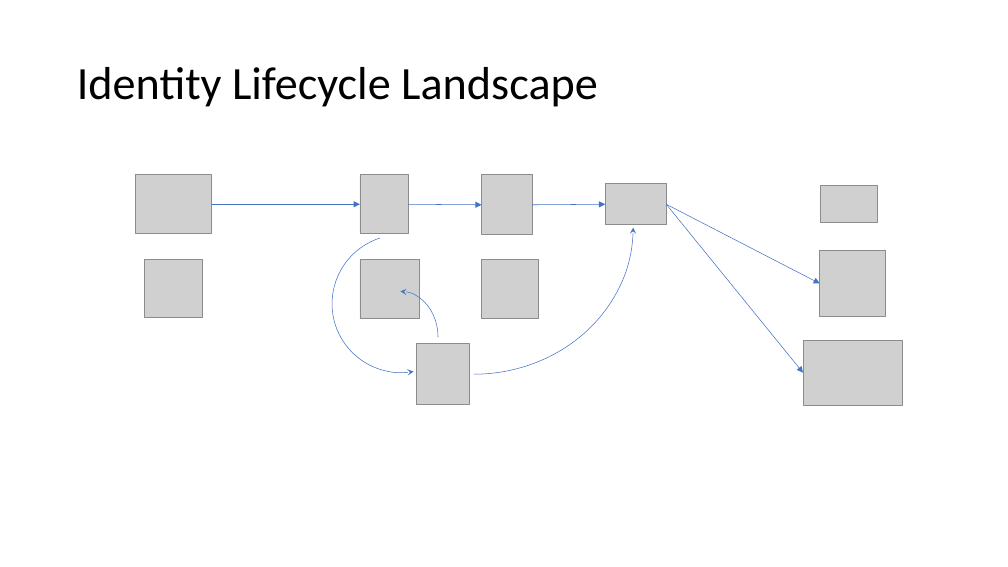
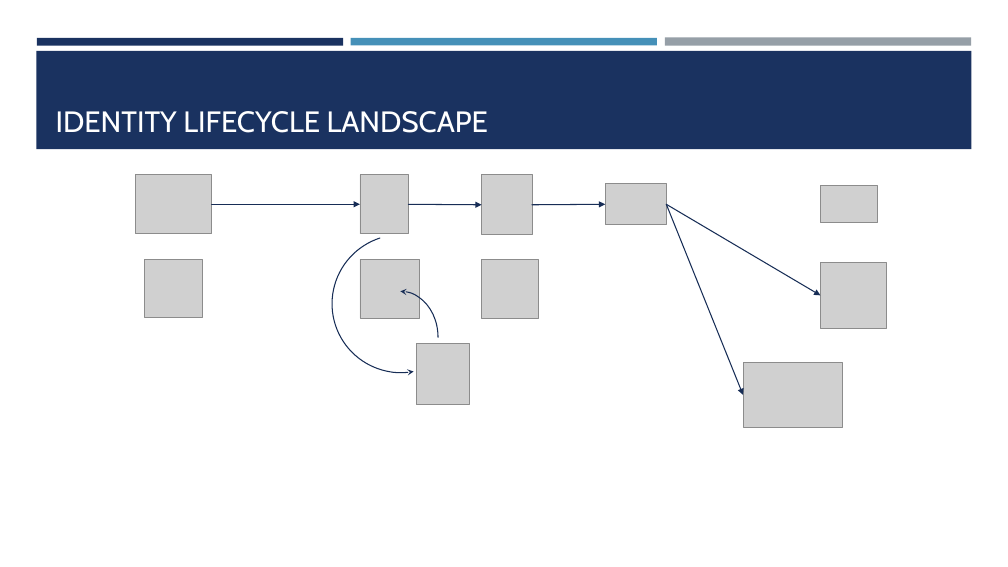
Before and after one commit to dustindortch/ConferencePresentations2019, a slide deck: slide 5 of PowerShell Identity Automation with MIM/PowerShell Identity Automation with MIM.pptx. Drawn at 1008x567 pixels with LibreOffice and Linux fonts; fonts in the diff are those of the drawing; grey boxes stand for pictures; background and template pictures are left out. Boxes give left, top, right and bottom in pixels: in the first picture for what was removed or moved away, otherwise in the second. Text is boxed around its words. In the diff, an @@ line names an element or a change of style, - is before the commit and + after.

```diff
--- a/PowerShell Identity Automation with MIM/PowerShell Identity Automation with MIM.pptx
+++ b/PowerShell Identity Automation with MIM/PowerShell Identity Automation with MIM.pptx
@@ rectangle added at (36, 51, 972, 149), fill #1A3260 @@
@@ rectangle added at (37, 38, 343, 45), fill #1A3260 @@
@@ title "IDENTITY LIFECYCLE LANDSCAPE" at (56, 111, 488, 133): vertical alignment middle to bottom @@
@@ rectangle added at (351, 38, 657, 45), fill #4590B8 @@
@@ rectangle added at (665, 38, 971, 46), fill #969FA7 @@
@@ arc (boxed as its full ellipse) removed at (314, 81, 633, 374) @@
@@ title at (56, 111, 488, 133): text changed; size 44 to 28 pt; font Calibri to Cabin; text colour #000000 to #FFFFFF @@
-Identity Lifecycle Landscape
+IDENTITY LIFECYCLE LANDSCAPE
@@ arrow (212, 204) - (360, 204): stroke #4472C4 0.5 pt to #172D56 1 pt @@
@@ arrow (408, 204) - (482, 205): stroke #4472C4 0.5 pt to #172D56 1 pt @@
@@ arrow (532, 205) - (606, 204): stroke #4472C4 0.5 pt to #172D56 1 pt @@
@@ arrow moved from (666, 204) - (820, 284) to (666, 204) - (820, 296) @@
@@ arrow (666, 204) - (820, 296): stroke #4472C4 0.5 pt to #172D56 1 pt @@
@@ arrow moved from (666, 204) - (803, 373) to (666, 204) - (743, 395) @@
@@ arrow (666, 204) - (743, 395): stroke #4472C4 0.5 pt to #172D56 1 pt @@
@@ arc (boxed as its full ellipse) at (315, 216, 489, 391): outline #4472C4 0.5 pt to #172D56 1 pt @@
@@ picture: place and size @@
-picture at (820, 251, 885, 317)
+picture at (820, 262, 886, 328)
@@ arc (boxed as its full ellipse) at (363, 291, 439, 383): outline #4472C4 0.5 pt to #172D56 1 pt @@
@@ picture: place and size @@
-picture at (803, 340, 902, 405)
+picture at (743, 363, 842, 427)
```
Also in this commit, not shown: 9 other slides changed, 1 other file.
